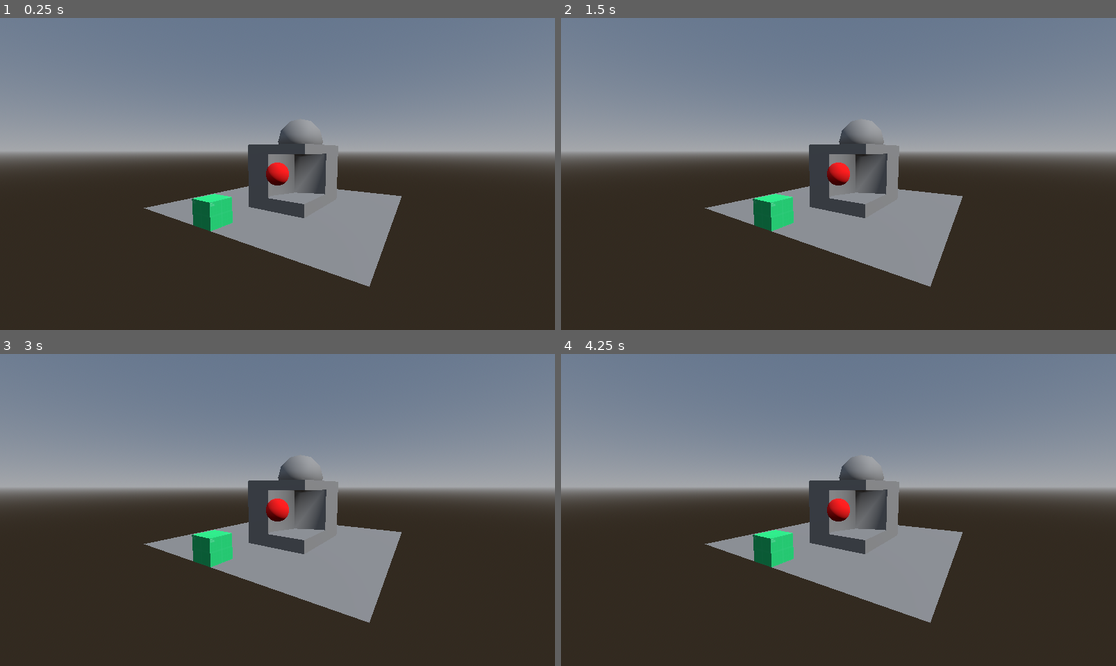
Above: before the commit, frames 1-4 (two rows, left to right).
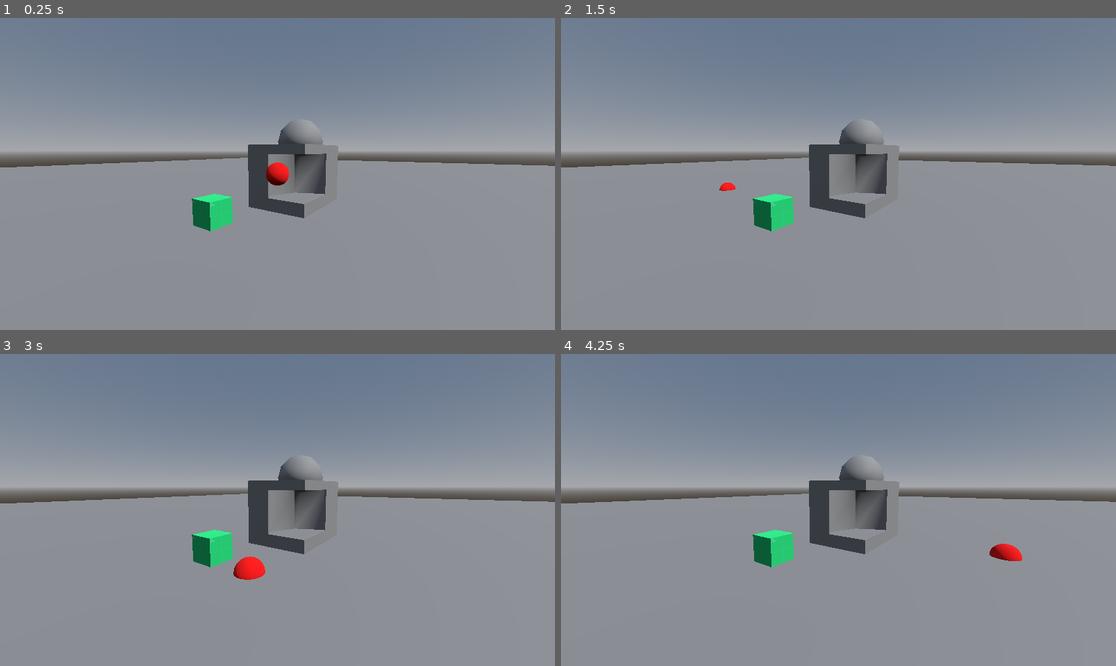
Above: after the commit, the same moments.

Repository: 0x5e8/mold-control
Game: Godot game, scene res://game.tscn
The game is run twice, just before and just after one commit, with the same random seed, the same clock (stepped at 60 frames per second) and the same inputs.
Inputs (mouse positions are in pixels of both pictures, inside the frame that each line leads up to):
- Up to frame 1 (0.25 s): no input
- Up to frame 2 (1.5 s): tap Enter at 0.5 s; move the mouse to (960, 158) at 0.52 s; click (960, 158) at 0.67 s; tap Space at 1.25 s; move the mouse to (727, 189) at 1.27 s; click (727, 189) at 1.42 s
- Up to frame 3 (3 s): tap Enter at 2 s; move the mouse to (333, 441) at 2.02 s; click (333, 441) at 2.17 s; tap Space at 2.75 s; move the mouse to (249, 572) at 2.77 s; click (249, 572) at 2.92 s
- Up to frame 4 (4.25 s): tap Enter at 3.5 s; move the mouse to (1005, 556) at 3.52 s; click (1005, 556) at 3.67 s

The runs differ from the first frame. In frame 1, 44% of the frame differs, in the area x 0-100%, y 44-100%; in frame 2, 45%; in frame 3, 45%; in frame 4, 45%.

Commit message:
proper world ground

Diff:
--- a/game.tscn
+++ b/game.tscn
@@ -5,6 +5,7 @@
 [ext_resource type="PackedScene" uid="uid://cqiad0it050ig" path="res://building/lab/lab.tscn" id="2_402yj"]
 [ext_resource type="Script" path="res://mouse_controller.gd" id="2_bju7i"]
 [ext_resource type="Script" path="res://camera.gd" id="5_tx2k5"]
+[ext_resource type="PackedScene" uid="uid://osbqr5m0upwv" path="res://platform.tscn" id="6_1w6rt"]
 
 [sub_resource type="StandardMaterial3D" id="StandardMaterial3D_gwqot"]
 albedo_color = Color(1, 0, 0, 1)
@@ -20,9 +21,6 @@
 [sub_resource type="Environment" id="Environment_0836c"]
 background_mode = 2
 sky = SubResource("Sky_vey25")
-
-[sub_resource type="PlaneMesh" id="PlaneMesh_upfmh"]
-size = Vector2(10, 10)
 
 [node name="game" type="Node3D"]
 script = ExtResource("1_1f3l0")
@@ -53,6 +51,5 @@
 [node name="sun" type="DirectionalLight3D" parent="."]
 transform = Transform3D(1, 0, 0, 0, 0.672354, 0.74023, 0, -0.74023, 0.672354, 0, 8.77538, 0)
 
-[node name="plane" type="MeshInstance3D" parent="."]
+[node name="platform" parent="." instance=ExtResource("6_1w6rt")]
 transform = Transform3D(1, 0, 0, 0, 1, 0, 0, 0, 1, 0, -0.5, 0)
-mesh = SubResource("PlaneMesh_upfmh")
--- /dev/null
+++ b/platform.tscn
@@ -0,0 +1,14 @@
+[gd_scene load_steps=3 format=3 uid="uid://osbqr5m0upwv"]
+
+[sub_resource type="PlaneMesh" id="PlaneMesh_o22q2"]
+size = Vector2(100, 100)
+
+[sub_resource type="WorldBoundaryShape3D" id="WorldBoundaryShape3D_lhiwt"]
+
+[node name="platform" type="StaticBody3D"]
+
+[node name="MeshInstance3D" type="MeshInstance3D" parent="."]
+mesh = SubResource("PlaneMesh_o22q2")
+
+[node name="CollisionShape3D" type="CollisionShape3D" parent="."]
+shape = SubResource("WorldBoundaryShape3D_lhiwt")
